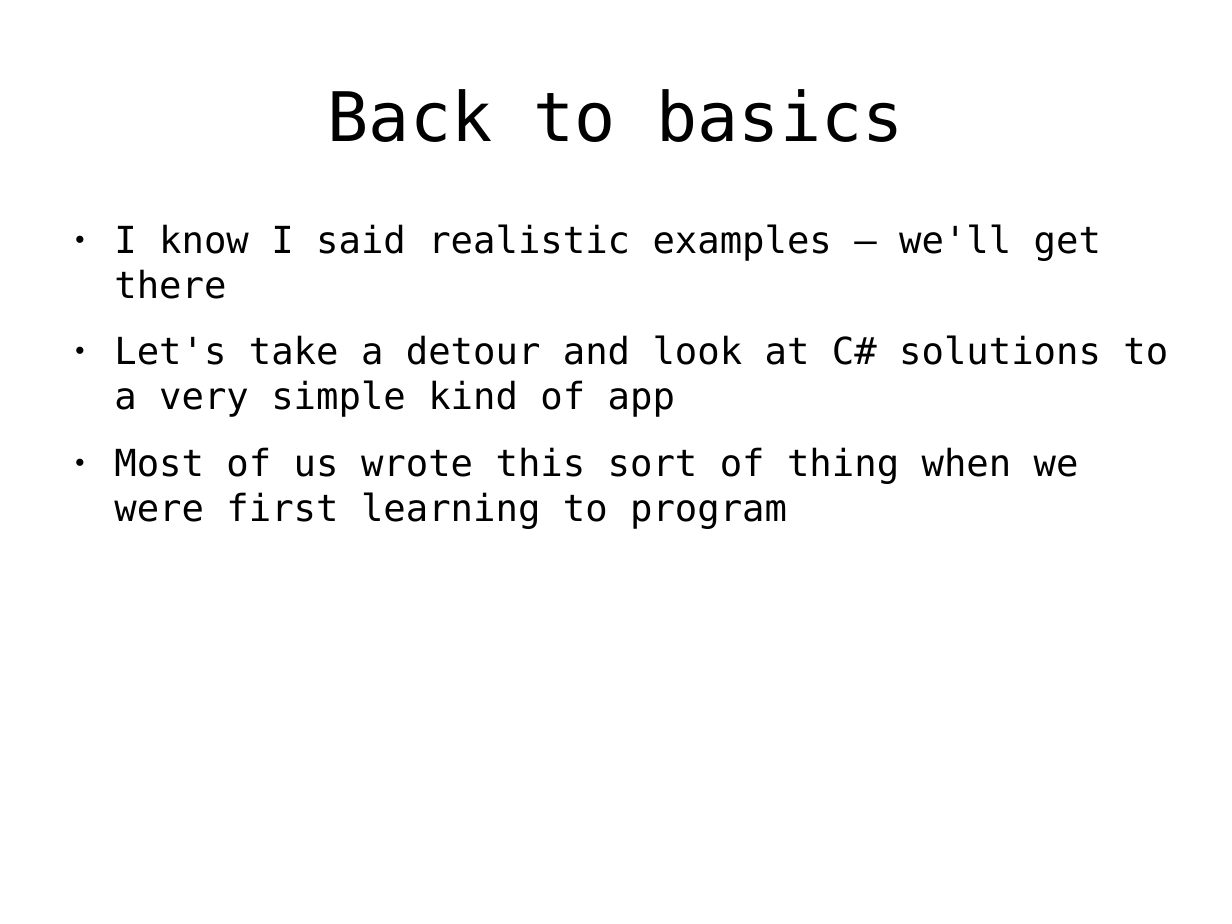
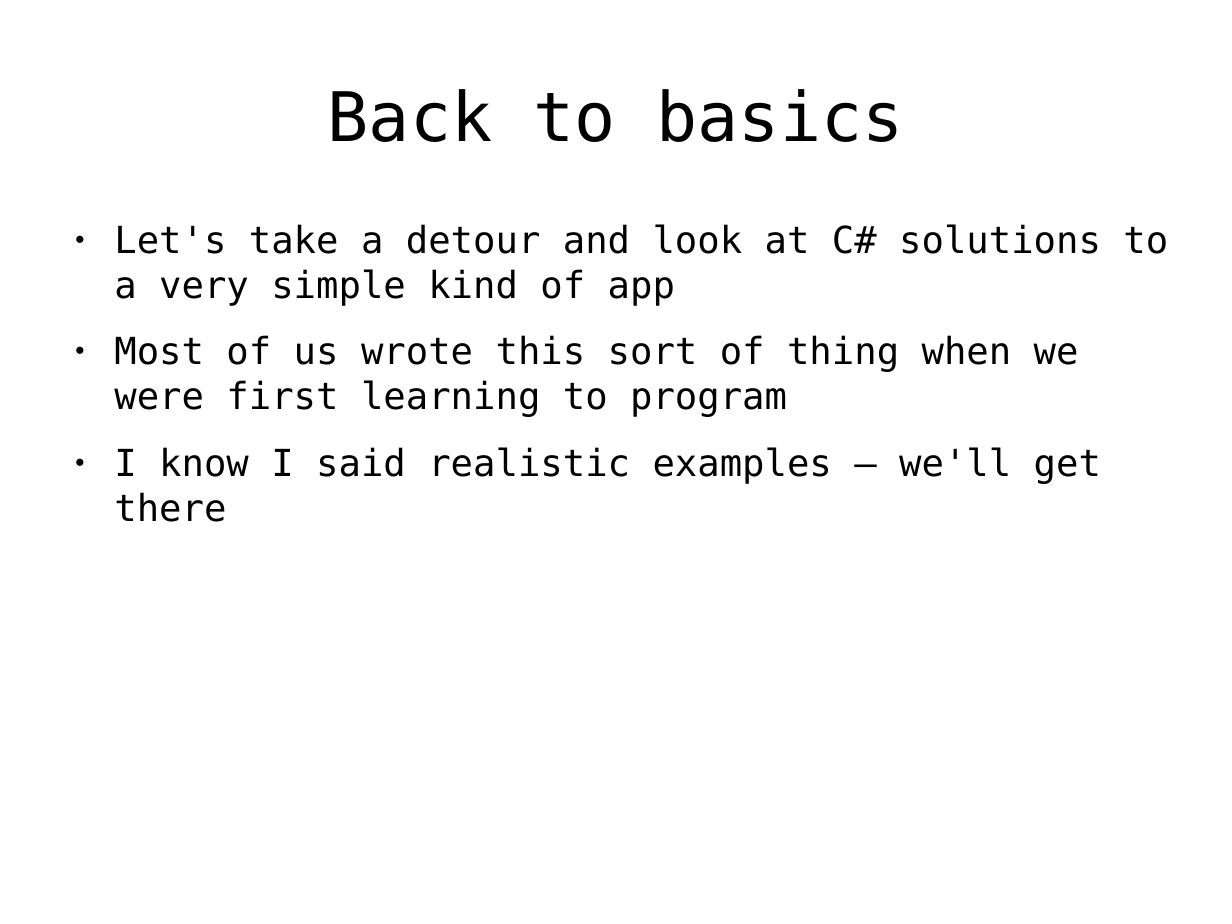
Before and after one commit to rspeele/FSharpTalk, a slide deck: slide 28 of fstalk.odp (slide 27 before the commit). Drawn at 1232x924 pixels with LibreOffice and Linux fonts; fonts in the diff are those of the drawing. Boxes give left, top, right and bottom in pixels: in the first picture for what was removed or moved away, otherwise in the second. Text is boxed around its words. In the diff, an @@ line names an element or a change of style, - is before the commit and + after.

Commit message:
More presentation tweaks, formula example.

```diff
--- a/fstalk.odp
+++ b/fstalk.odp
@@ text at box(114, 224, 1101, 299): paragraph removed @@
-● I know I said realistic examples – we'll get there
@@ text at box(114, 447, 1101, 522): paragraph added @@
+● I know I said realistic examples – we'll get there
```
Also in this commit, not shown: 2 other slides changed, 5 slides added, 1 slide removed, 6 other files.
